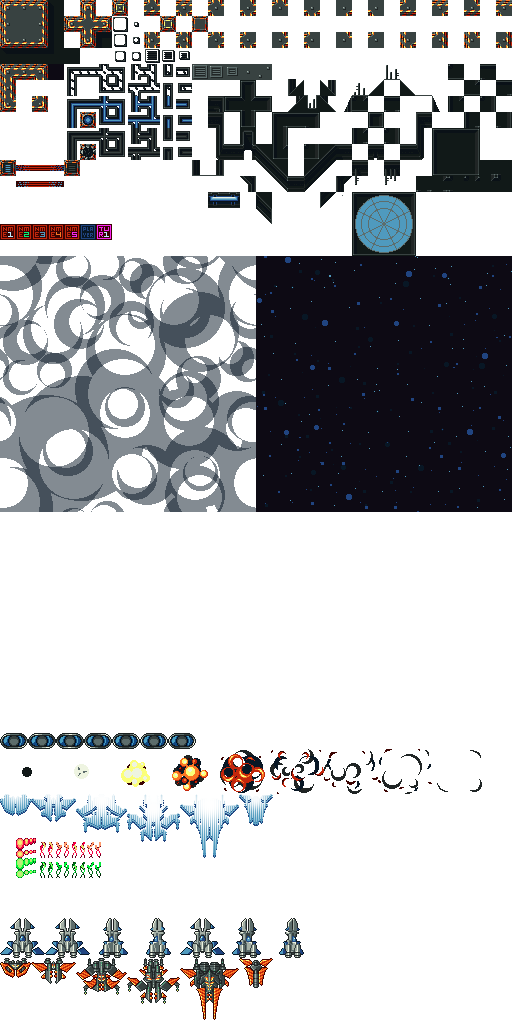
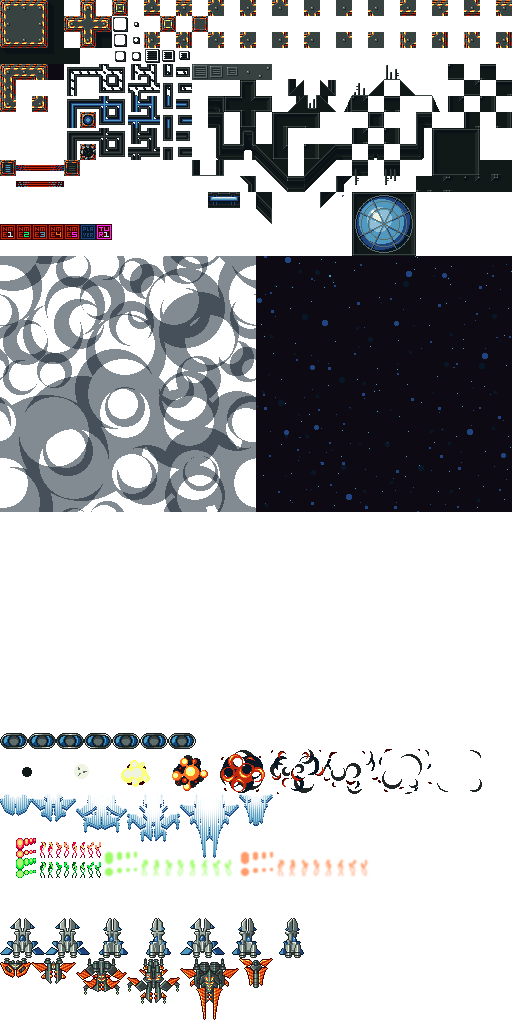
Layered file, before and after one edit (512x1024). Changes by layer:
painted on "Layer 3" over [369, 209, 388, 227]
added layer "Layer 8" above "Layer 7" over [356, 196, 412, 252]
added layer "Layer 7" above "Layer 4" over [342, 195, 410, 250]
painted on "Layer 4" over [356, 196, 412, 252]
added layer "Layer 10" above "Glow copy" over [239, 850, 369, 878]
added layer "Layer 9" above "Glow" over [103, 850, 233, 878]
hid "Glow" over [103, 850, 233, 878]
